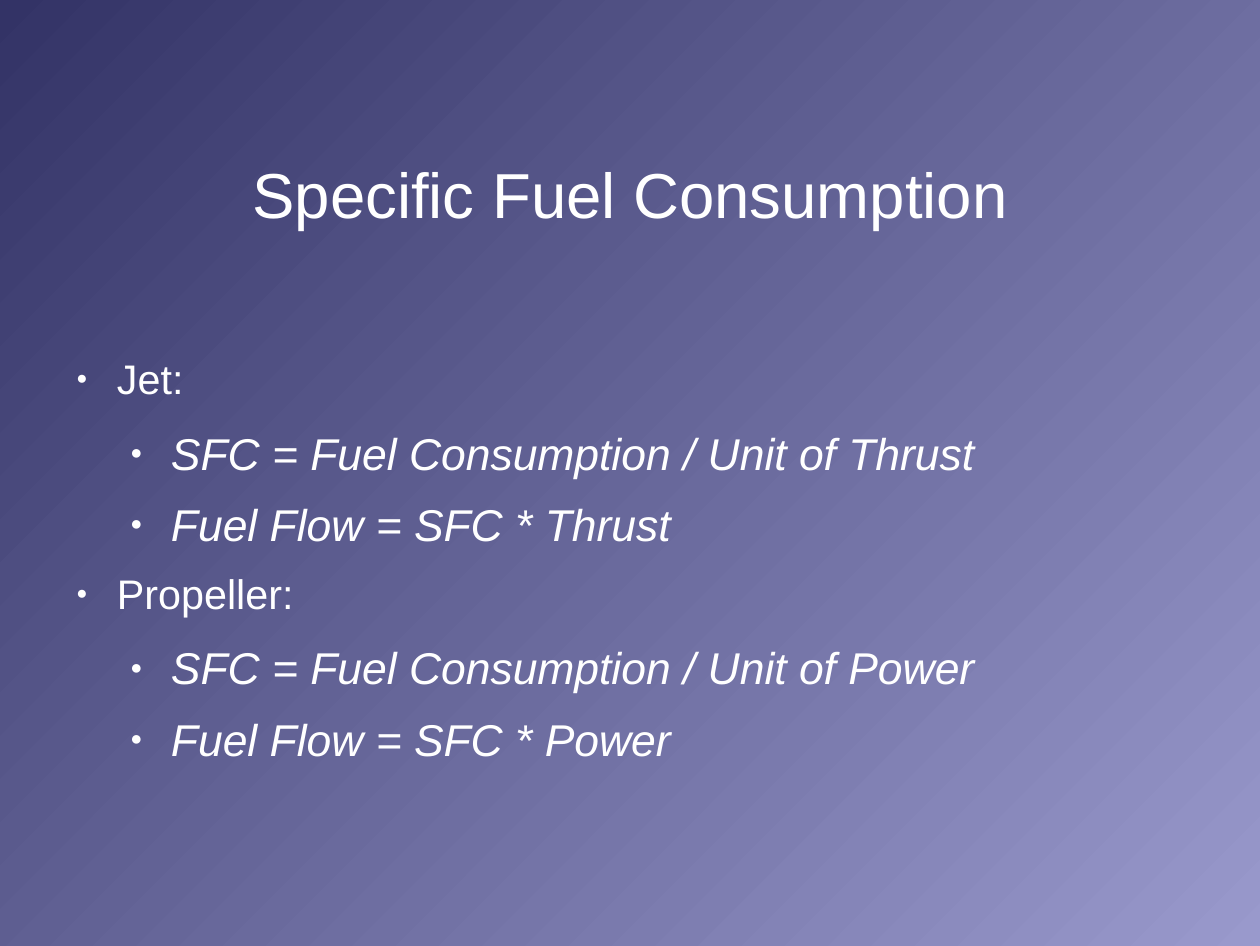
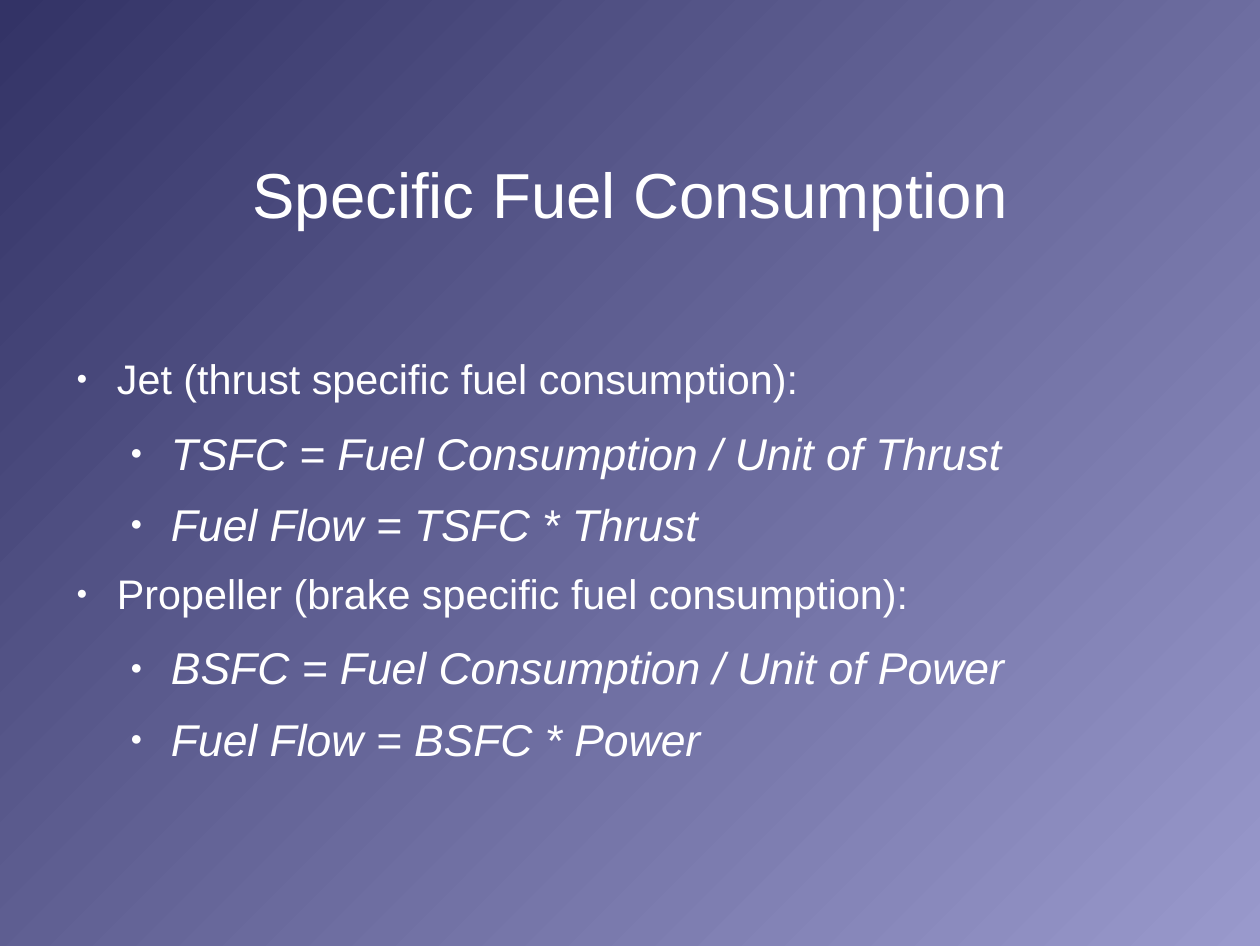
Before and after one commit to stephanheinemann/flight, a slide deck: slide 19 of FI/RangeAndEndurance/RangeAndEndurance.odp. Drawn at 1260x946 pixels with LibreOffice and Linux fonts; fonts in the diff are those of the drawing; background and template pictures are left out. Boxes give left, top, right and bottom in pixels: in the first picture for what was removed or moved away, otherwise in the second. Text is boxed around its words. In the diff, an @@ line names an element or a change of style, - is before the commit and + after.

```diff
--- a/FI/RangeAndEndurance/RangeAndEndurance.odp
+++ b/FI/RangeAndEndurance/RangeAndEndurance.odp
@@ text at <box>117,364,1004,757</box>: text changed @@
-● Jet:
-  ● SFC = Fuel Consumption / Unit of Thrust
-  ● Fuel Flow = SFC * Thrust
-● Propeller:
-  ● SFC = Fuel Consumption / Unit of Power
-  ● Fuel Flow = SFC * Power
+● Jet (thrust specific fuel consumption):
+  ● TSFC = Fuel Consumption / Unit of Thrust
+  ● Fuel Flow = TSFC * Thrust
+● Propeller (brake specific fuel consumption):
+  ● BSFC = Fuel Consumption / Unit of Power
+  ● Fuel Flow = BSFC * Power
```
Also in this commit, not shown: 7 other slides changed, 1 other file.
